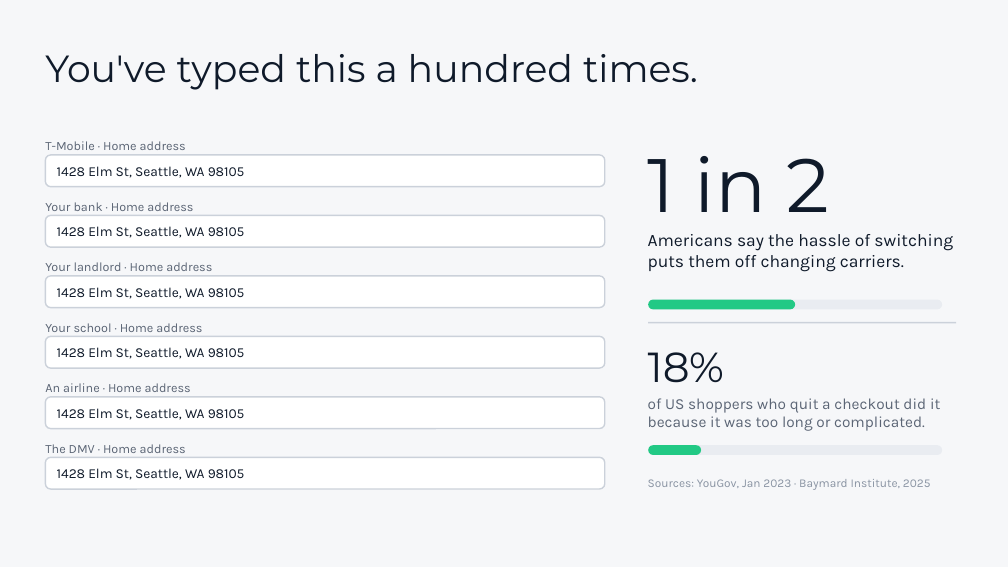
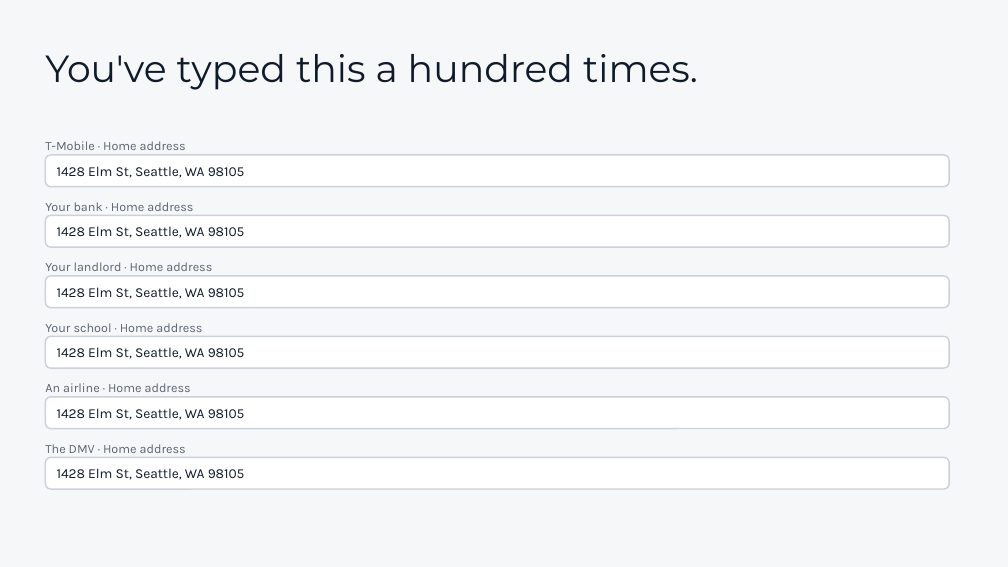
Before and after one commit to salvobonsma/DubHacks2026, a slide deck: slide 3 of deck/Formly-deck.pptx. Drawn at 1008x567 pixels with LibreOffice and Linux fonts; fonts in the diff are those of the drawing. Boxes give left, top, right and bottom in pixels: in the first picture for what was removed or moved away, otherwise in the second. Text is boxed around its words. In the diff, an @@ line names an element or a change of style, - is before the commit and + after.

```diff
--- a/deck/Formly-deck.pptx
+++ b/deck/Formly-deck.pptx
@@ rounded rectangle: place and size @@
-rounded rectangle at <box>45,155,605,186</box>
+rounded rectangle at <box>45,155,950,186</box>
@@ text removed at <box>648,156,829,212</box> @@
-1 in 2
@@ rounded rectangle: place and size @@
-rounded rectangle at <box>45,216,605,247</box>
+rounded rectangle at <box>45,216,950,247</box>
@@ text removed at <box>648,234,953,272</box> @@
-Americans say the hassle of switching puts them off changing carriers.
@@ rounded rectangle: place and size @@
-rounded rectangle at <box>45,276,605,307</box>
+rounded rectangle at <box>45,276,950,307</box>
@@ rounded rectangle removed at <box>648,299,942,309</box> @@
@@ rounded rectangle removed at <box>648,299,795,309</box> @@
@@ rectangle removed at <box>648,322,957,323</box> @@
@@ rounded rectangle: place and size @@
-rounded rectangle at <box>45,337,605,368</box>
+rounded rectangle at <box>45,337,950,368</box>
@@ text removed at <box>648,352,724,383</box> @@
-18%
@@ rounded rectangle: place and size @@
-rounded rectangle at <box>45,397,605,428</box>
+rounded rectangle at <box>45,397,950,428</box>
@@ text removed at <box>648,398,940,431</box> @@
-of US shoppers who quit a checkout did it because it was too long or complicated.
@@ rounded rectangle removed at <box>648,446,942,456</box> @@
@@ rounded rectangle removed at <box>648,446,701,456</box> @@
@@ rounded rectangle: place and size @@
-rounded rectangle at <box>45,458,605,489</box>
+rounded rectangle at <box>45,458,950,489</box>
@@ text removed at <box>648,479,931,490</box> @@
-Sources: YouGov, Jan 2023 · Baymard Institute, 2025
```
Also in this commit, not shown: 3 other slides changed, 1 slide removed, 4 other files.
